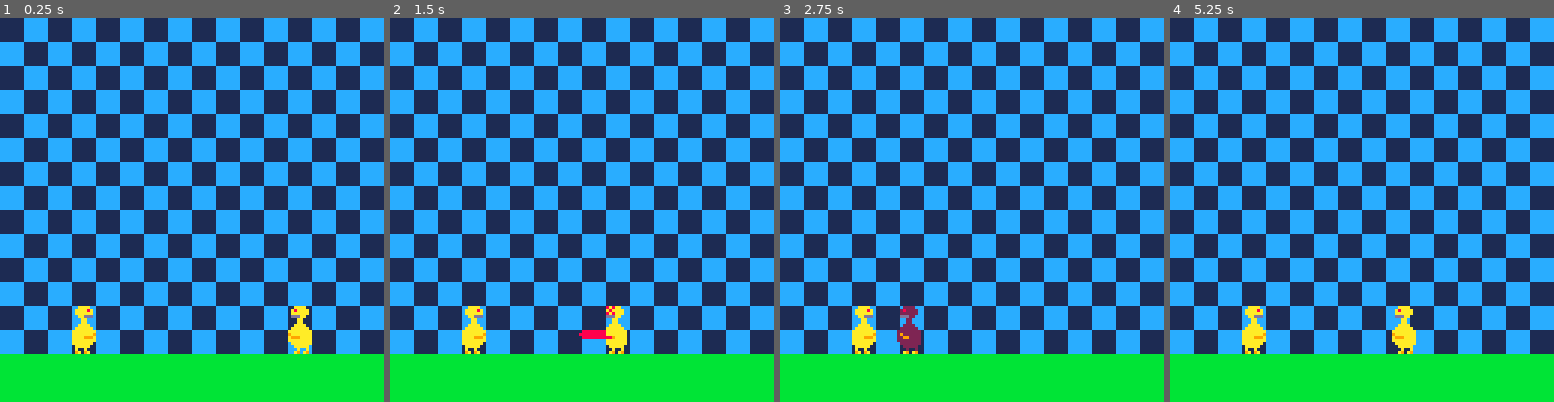
Above: before the commit, frames 1-4 (left to right).
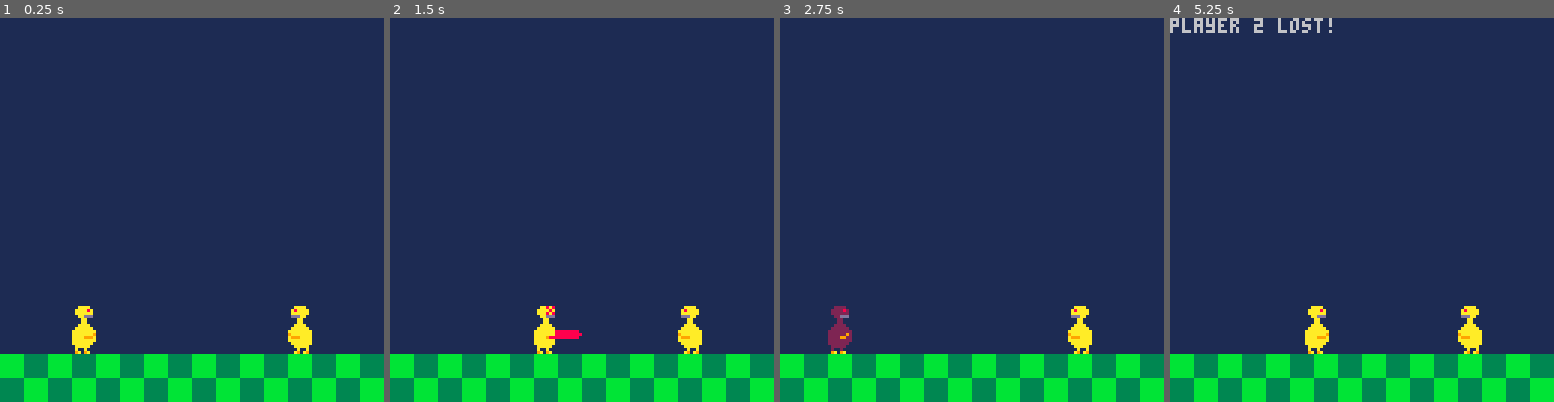
Above: after the commit, the same moments.

Repository: davidjtferguson/dancejab
Game: PICO-8 cartridge jab.p8
The game is run twice, just before and just after one commit, with the same random seed, the same clock (stepped at 60 frames per second) and the same inputs.
Inputs:
- Up to frame 1 (0.25 s): no input
- Up to frame 2 (1.5 s): tap O (Z key) at 0.33, 0.7, 1.43 s; tap X (X key) at 1.07 s
- Up to frame 3 (2.75 s): hold Left 1.97-2.37 s; tap X (X key) at 2.07, 2.4, 2.73 s; tap O (Z key) at 2.22 s
- Up to frame 4 (5.25 s): hold Right 2.87-3.53 s; tap X (X key) every 0.33 s from 3.07 to 5.07 s; tap O (Z key) at 3.1, 3.98, 4.87 s; hold Right 4.13-4.53 s; hold Left from 5.13 s (still down)

The runs differ from the first frame. In frame 1, 49% of the frame differs, in the area x 0-100%, y 0-100%; in frame 2, 51%; in frame 3, 51%; in frame 4, 51%.

Commit message:
suggested who won. changed map for easier looking

Diff:
--- a/jab.p8
+++ b/jab.p8
@@ -73,7 +73,7 @@
  p1.no=0
 
  p2=createav(96,true)
- p1.no=1
+ p2.no=1
 end
 
 function _update60()
@@ -103,6 +103,7 @@
   if box.pno!=av.no then
    if aabbcollision(av,box) then
     --reset game
+    test="player "..(1+av.no).." lost!"
     reset()
    end
   end
@@ -246,14 +247,14 @@
 00700700bbbbbbbb000aa000000bb0000000000000022000000aa000000000000000000000000000000000000000000000000000000000000000000000000000
 00000000bbbbbbbb00aaaa0000bbbb00000000000022220000aaaa00000000000000000000000000000000000000000000000000000000000000000000000000
 00000000bbbbbbbb0aaaaaa00bbbbbb000000000022222200aaaaaa0000000000000000000000000000000000000000000000000000000000000000000000000
-00000000ccccccccaaaaaaaabbbbbbbb0000000022222222aaaaaaa8888888800000000000000000000000000000000000000000000000000000000000000000
-00000000ccccccccaaaaaaa9bbbbbbbb0000000022222292aaaaaaa8888888880000000000000000000000000000000000000000000000000000000000000000
-aaaaa990ccccccccaaaa999abbbbbbbb0000000022229922aaaa9888888888800000000000000000000000000000000000000000000000000000000000000000
-aaa99928ccccccccaaaaaaaabbbbbbbb0000000022222222aaaaaaa0000000000000000000000000000000000000000000000000000000000000000000000000
-aa9e8880ccccccccaaaaaaa0bbbbbbb00000000022222220aaaaaaa0000000000000000000000000000000000000000000000000000000000000000000000000
-00000000cccccccc0aaaaa000bbbbb0000000000022222000aaaaa00000000000000000000000000000000000000000000000000000000000000000000000000
-00000000cccccccc0a00a0000b00b00000000000020020000a00a000000000000000000000000000000000000000000000000000000000000000000000000000
-00000000cccccccc09a09a0009a09a000000000009a09a0009a09a00000000000000000000000000000000000000000000000000000000000000000000000000
+33333333ccccccccaaaaaaaabbbbbbbb0000000022222222aaaaaaa8888888800000000000000000000000000000000000000000000000000000000000000000
+33333333ccccccccaaaaaaa9bbbbbbbb0000000022222292aaaaaaa8888888880000000000000000000000000000000000000000000000000000000000000000
+33333333ccccccccaaaa999abbbbbbbb0000000022229922aaaa9888888888800000000000000000000000000000000000000000000000000000000000000000
+33333333ccccccccaaaaaaaabbbbbbbb0000000022222222aaaaaaa0000000000000000000000000000000000000000000000000000000000000000000000000
+33333333ccccccccaaaaaaa0bbbbbbb00000000022222220aaaaaaa0000000000000000000000000000000000000000000000000000000000000000000000000
+33333333cccccccc0aaaaa000bbbbb0000000000022222000aaaaa00000000000000000000000000000000000000000000000000000000000000000000000000
+33333333cccccccc0a00a0000b00b00000000000020020000a00a000000000000000000000000000000000000000000000000000000000000000000000000000
+33333333cccccccc09a09a0009a09a000000000009a09a0009a09a00000000000000000000000000000000000000000000000000000000000000000000000000
 
 
 
@@ -385,19 +386,19 @@
 
 
 __map__
-0011001100110011001100110011001100000000000000000000000000000000000000000000000000000000000000000000000000000000000000000000000000000000000000000000000000000000000000000000000000000000000000000000000000000000000000000000000000000000000000000000000000000000
-1100110011001100110011001100110000000000000000000000000000000000000000000000000000000000000000000000000000000000000000000000000000000000000000000000000000000000000000000000000000000000000000000000000000000000000000000000000000000000000000000000000000000000
-0011001100110011001100110011001100000000000000000000000000000000000000000000000000000000000000000000000000000000000000000000000000000000000000000000000000000000000000000000000000000000000000000000000000000000000000000000000000000000000000000000000000000000
-1100110011001100110011001100110000000000000000000000000000000000000000000000000000000000000000000000000000000000000000000000000000000000000000000000000000000000000000000000000000000000000000000000000000000000000000000000000000000000000000000000000000000000
-0011001100110011001100110011001100000000000000000000000000000000000000000000000000000000000000000000000000000000000000000000000000000000000000000000000000000000000000000000000000000000000000000000000000000000000000000000000000000000000000000000000000000000
-1100110011001100110011001100110000000000000000000000000000000000000000000000000000000000000000000000000000000000000000000000000000000000000000000000000000000000000000000000000000000000000000000000000000000000000000000000000000000000000000000000000000000000
-0011001100110011001100110011001100000000000000000000000000000000000000000000000000000000000000000000000000000000000000000000000000000000000000000000000000000000000000000000000000000000000000000000000000000000000000000000000000000000000000000000000000000000
-1100110011001100110011001100110000000000000000000000000000000000000000000000000000000000000000000000000000000000000000000000000000000000000000000000000000000000000000000000000000000000000000000000000000000000000000000000000000000000000000000000000000000000
-0011001100110011001100110011001100000000000000000000000000000000000000000000000000000000000000000000000000000000000000000000000000000000000000000000000000000000000000000000000000000000000000000000000000000000000000000000000000000000000000000000000000000000
-1100110011001100110011001100110000000000000000000000000000000000000000000000000000000000000000000000000000000000000000000000000000000000000000000000000000000000000000000000000000000000000000000000000000000000000000000000000000000000000000000000000000000000
-0011001100110011001100110011001100000000000000000000000000000000000000000000000000000000000000000000000000000000000000000000000000000000000000000000000000000000000000000000000000000000000000000000000000000000000000000000000000000000000000000000000000000000
-1100110011001100110011001100110000000000000000000000000000000000000000000000000000000000000000000000000000000000000000000000000000000000000000000000000000000000000000000000000000000000000000000000000000000000000000000000000000000000000000000000000000000000
-0011001100110011001100110011001100000000000000000000000000000000000000000000000000000000000000000000000000000000000000000000000000000000000000000000000000000000000000000000000000000000000000000000000000000000000000000000000000000000000000000000000000000000
-1100110011001100110011001100110000000000000000000000000000000000000000000000000000000000000000000000000000000000000000000000000000000000000000000000000000000000000000000000000000000000000000000000000000000000000000000000000000000000000000000000000000000000
-0101010101010101010101010101010100000000000000000000000000000000000000000000000000000000000000000000000000000000000000000000000000000000000000000000000000000000000000000000000000000000000000000000000000000000000000000000000000000000000000000000000000000000
-0101010101010101010101010101010100000000000000000000000000000000000000000000000000000000000000000000000000000000000000000000000000000000000000000000000000000000000000000000000000000000000000000000000000000000000000000000000000000000000000000000000000000000
+0000000000000000000000000000000000000000000000000000000000000000000000000000000000000000000000000000000000000000000000000000000000000000000000000000000000000000000000000000000000000000000000000000000000000000000000000000000000000000000000000000000000000000
+0000000000000000000000000000000000000000000000000000000000000000000000000000000000000000000000000000000000000000000000000000000000000000000000000000000000000000000000000000000000000000000000000000000000000000000000000000000000000000000000000000000000000000
+0000000000000000000000000000000000000000000000000000000000000000000000000000000000000000000000000000000000000000000000000000000000000000000000000000000000000000000000000000000000000000000000000000000000000000000000000000000000000000000000000000000000000000
+0000000000000000000000000000000000000000000000000000000000000000000000000000000000000000000000000000000000000000000000000000000000000000000000000000000000000000000000000000000000000000000000000000000000000000000000000000000000000000000000000000000000000000
+0000000000000000000000000000000000000000000000000000000000000000000000000000000000000000000000000000000000000000000000000000000000000000000000000000000000000000000000000000000000000000000000000000000000000000000000000000000000000000000000000000000000000000
+0000000000000000000000000000000000000000000000000000000000000000000000000000000000000000000000000000000000000000000000000000000000000000000000000000000000000000000000000000000000000000000000000000000000000000000000000000000000000000000000000000000000000000
+0000000000000000000000000000000000000000000000000000000000000000000000000000000000000000000000000000000000000000000000000000000000000000000000000000000000000000000000000000000000000000000000000000000000000000000000000000000000000000000000000000000000000000
+0000000000000000000000000000000000000000000000000000000000000000000000000000000000000000000000000000000000000000000000000000000000000000000000000000000000000000000000000000000000000000000000000000000000000000000000000000000000000000000000000000000000000000
+0000000000000000000000000000000000000000000000000000000000000000000000000000000000000000000000000000000000000000000000000000000000000000000000000000000000000000000000000000000000000000000000000000000000000000000000000000000000000000000000000000000000000000
+0000000000000000000000000000000000000000000000000000000000000000000000000000000000000000000000000000000000000000000000000000000000000000000000000000000000000000000000000000000000000000000000000000000000000000000000000000000000000000000000000000000000000000
+0000000000000000000000000000000000000000000000000000000000000000000000000000000000000000000000000000000000000000000000000000000000000000000000000000000000000000000000000000000000000000000000000000000000000000000000000000000000000000000000000000000000000000
+0000000000000000000000000000000000000000000000000000000000000000000000000000000000000000000000000000000000000000000000000000000000000000000000000000000000000000000000000000000000000000000000000000000000000000000000000000000000000000000000000000000000000000
+0000000000000000000000000000000000000000000000000000000000000000000000000000000000000000000000000000000000000000000000000000000000000000000000000000000000000000000000000000000000000000000000000000000000000000000000000000000000000000000000000000000000000000
+0000000000000000000000000000000000000000000000000000000000000000000000000000000000000000000000000000000000000000000000000000000000000000000000000000000000000000000000000000000000000000000000000000000000000000000000000000000000000000000000000000000000000000
+0110011001100110011001100110011000000000000000000000000000000000000000000000000000000000000000000000000000000000000000000000000000000000000000000000000000000000000000000000000000000000000000000000000000000000000000000000000000000000000000000000000000000000
+1001100110011001100110011001100100000000000000000000000000000000000000000000000000000000000000000000000000000000000000000000000000000000000000000000000000000000000000000000000000000000000000000000000000000000000000000000000000000000000000000000000000000000
